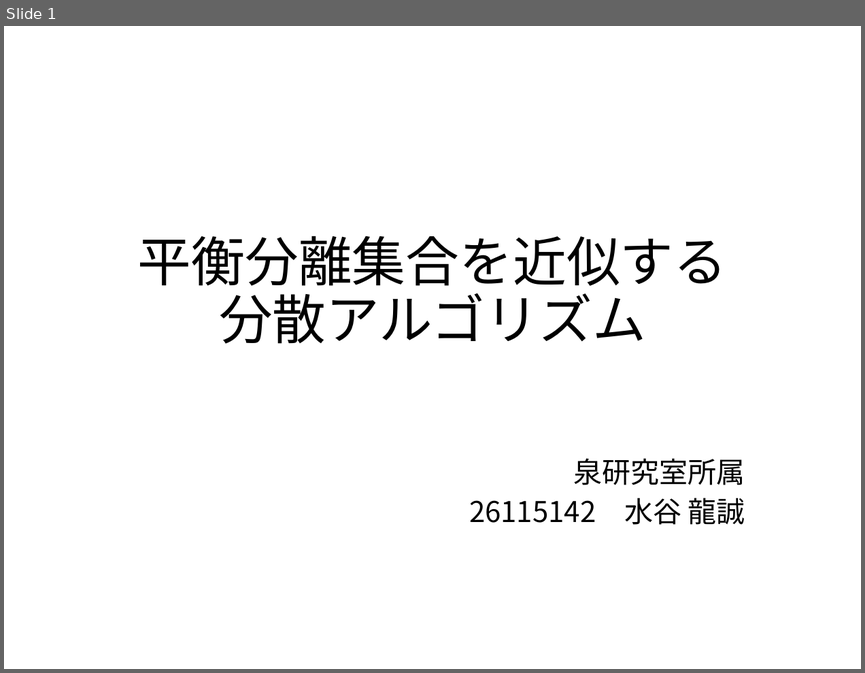
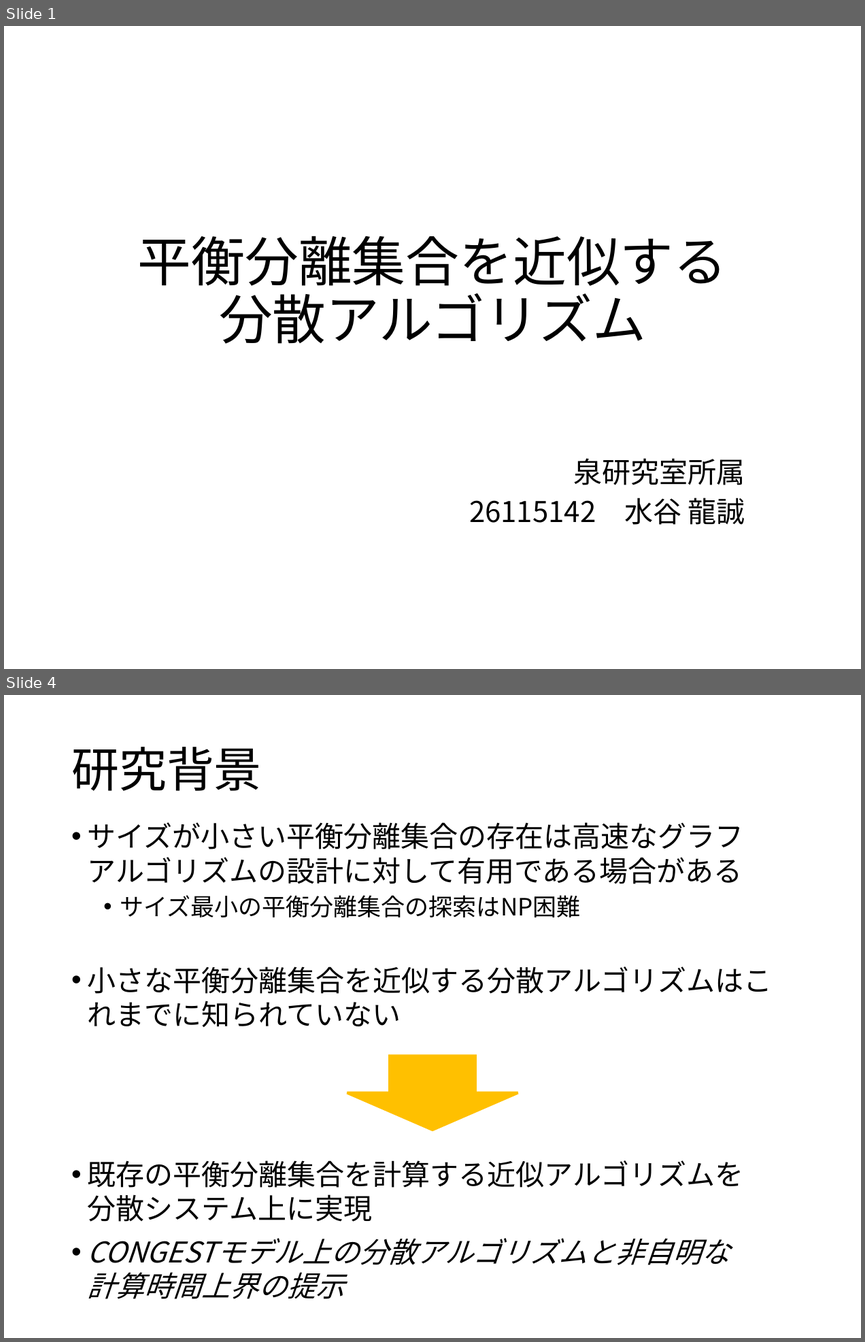
Before and after one commit to ssmr0410/share, a slide deck: slide/mizutani_pre.pptx. Shown one above the other, each under a label of ours: slide 1 before the commit, slides 1 and 4 after it; the slides between them are not shown. The pictures are 865x673 and 865x1342 pixels, drawn with LibreOffice and Linux fonts; fonts in the diff are those of the drawing. Boxes give left, top, right and bottom in pixels: in the first picture for what was removed or moved away, otherwise in the second. Text is boxed around its words. In the diff, an @@ line names an element or a change of style, - is before the commit and + after.

```diff
--- a/slide/mizutani_pre.pptx
+++ b/slide/mizutani_pre.pptx
@@ slide 4 added at (x1=4, y1=695, x2=861, y2=1338), background #FFFFFF @@
@@ title added at (x1=71, y1=747, x2=262, y2=791), 40 pt, text #000000 @@
+研究背景
@@ text added at (x1=88, y1=822, x2=772, y2=1027), 24 pt, text #000000 @@
+• サイズが小さい平衡分離集合の存在は高速なグラフ
+  アルゴリズムの設計に対して有用である場合がある
+  • サイズ最小の平衡分離集合の探索はNP困難
+• 小さな平衡分離集合を近似する分散アルゴリズムはこれまでに知られていない
@@ down arrow added at (x1=347, y1=1055, x2=517, y2=1130), fill #FFC000, outline #FFC000 2.25 pt @@
@@ text added at (x1=88, y1=1160, x2=744, y2=1299), 24 pt, text #000000, italic @@
+• 既存の平衡分離集合を計算する近似アルゴリズムを
+  分散システム上に実現
+• CONGESTモデル上の分散アルゴリズムと非自明な
+  計算時間上界の提示
```
Also in this commit, not shown: 9 other slides added.
